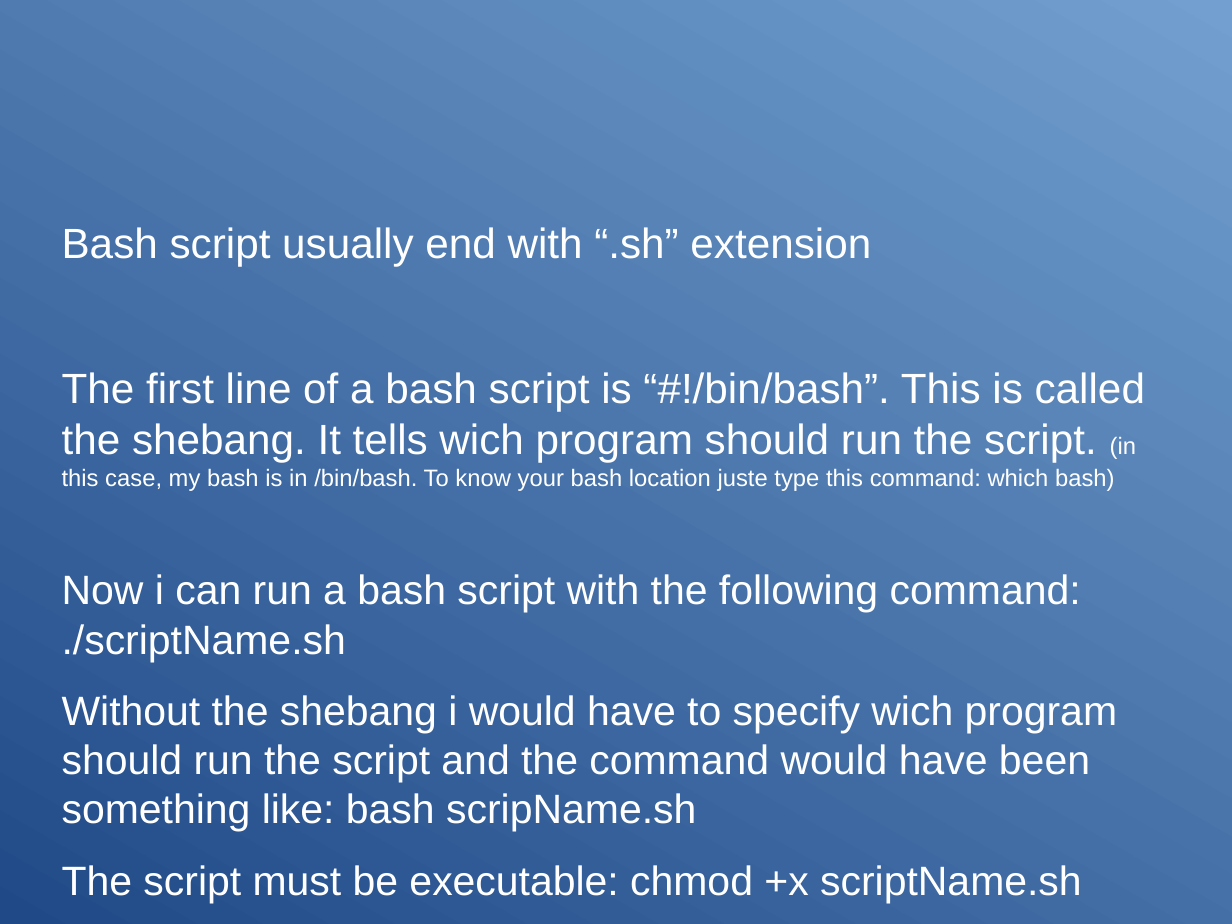
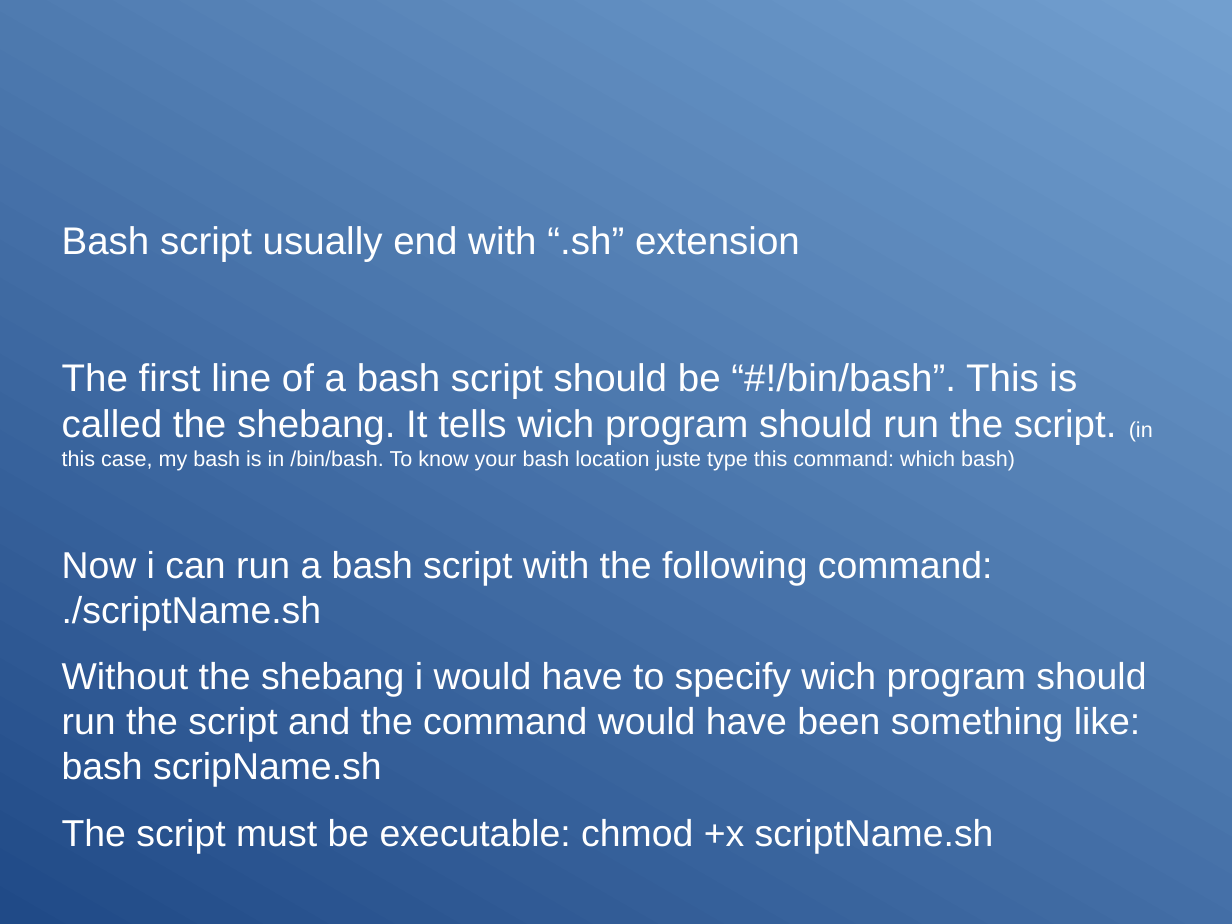
Before and after one commit to Clibre/An-introduction-to-bash, a slide deck: slide 79 of presentation.odp. Drawn at 1232x924 pixels with LibreOffice and Linux fonts; fonts in the diff are those of the drawing. Boxes give left, top, right and bottom in pixels: in the first picture for what was removed or moved away, otherwise in the second. Text is boxed around its words. In the diff, an @@ line names an element or a change of style, - is before the commit and + after.

Commit message:
correction de faute d'orthographe du pp + ajout de la cheat sheet de bash

```diff
--- a/presentation.odp
+++ b/presentation.odp
@@ text at (62,226,1146,854): size 27.2 to 24.8 pt in "Bash script usually end with “.sh” extension"; size 26.4 to 24.1 pt in "Now i can run a bash script ...", "Without the shebang i would have to ...", "The script must be executable: chmod +x ..." @@
@@ text at (62,363,1153,471): text changed; size 27.2 to 24.8 pt @@
-The first line of a bash script is “#!/bin/bash”. This is called the shebang. It tells wich program should run the script. (in this case, my bash is in /bin/bash. To know your bash location juste type this command: which bash)
+The first line of a bash script should be “#!/bin/bash”. This is called the shebang. It tells wich program should run the script. (in this case, my bash is in /bin/bash. To know your bash location juste type this command: which bash)
```
Also in this commit, not shown: 20 other slides changed, 1 slide added, 1 slide removed, 2 other files.
